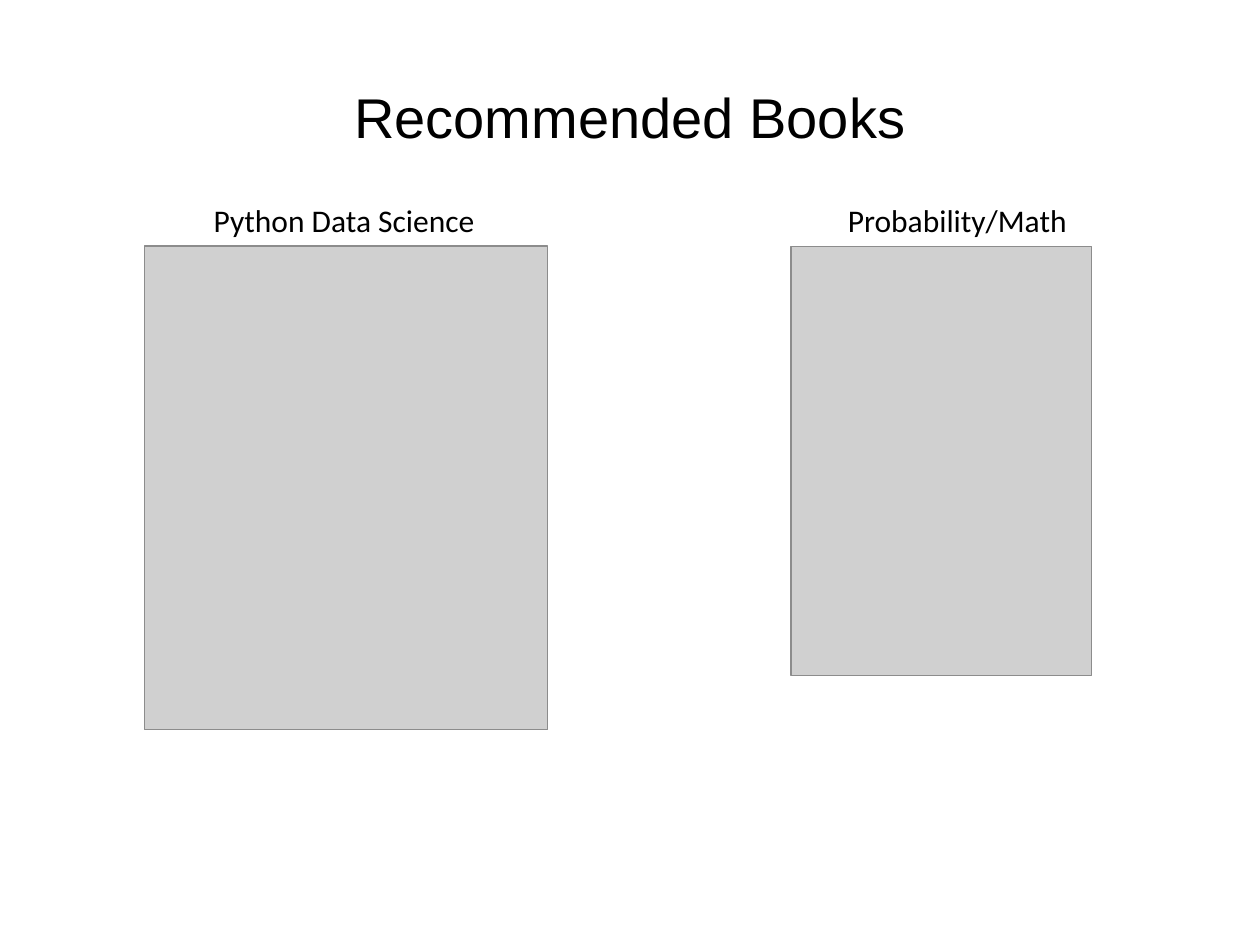
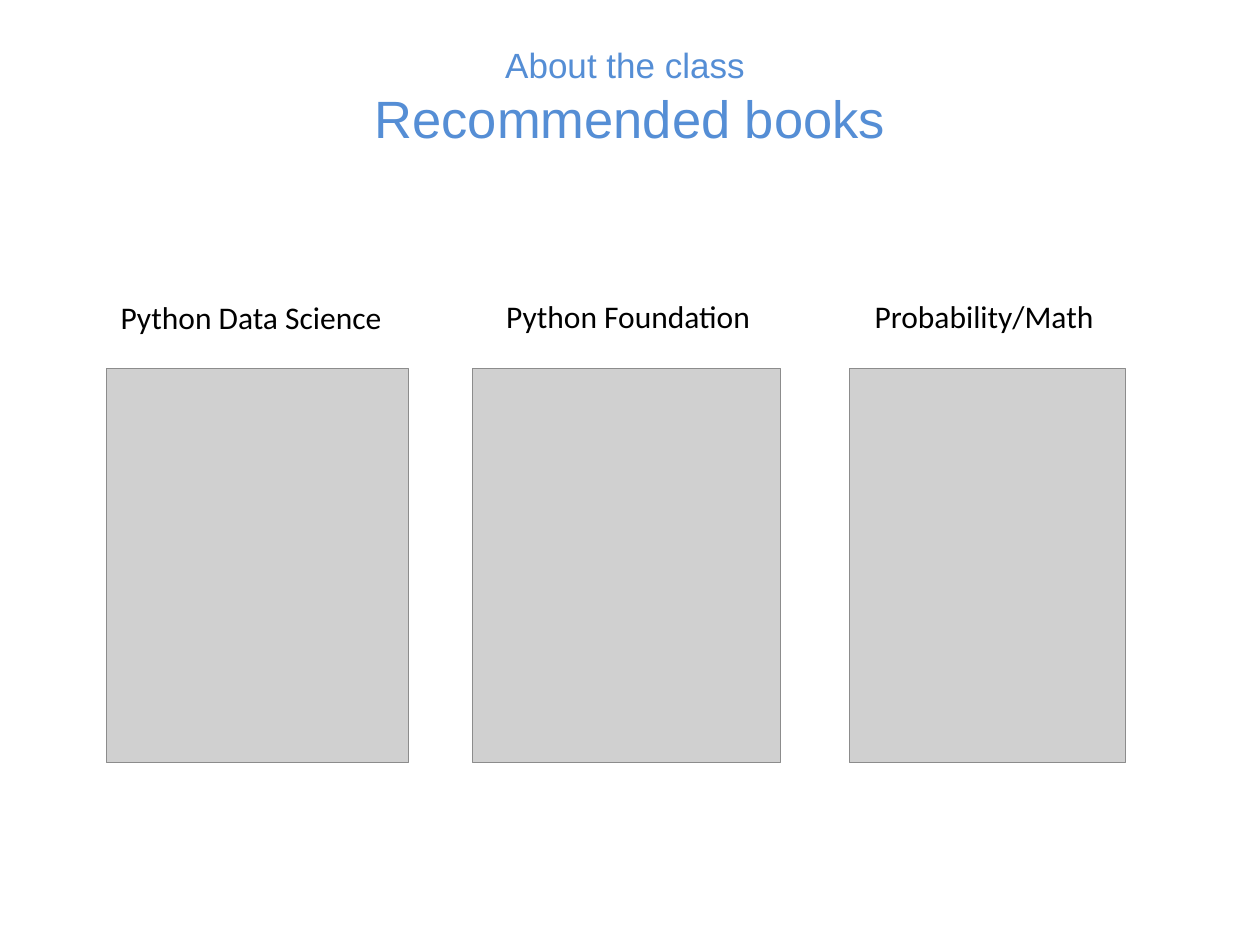
Before and after one commit to marilsoncampos/ucsc_ai_ml_py, a slide deck: slide 5 of slides/01_intro.pptx. Drawn at 1260x945 pixels with LibreOffice and Linux fonts; fonts in the diff are those of the drawing; grey boxes stand for pictures. Boxes give left, top, right and bottom in pixels: in the first picture for what was removed or moved away, otherwise in the second. Text is boxed around its words. In the diff, an @@ line names an element or a change of style, - is before the commit and + after.

```diff
--- a/slides/01_intro.pptx
+++ b/slides/01_intro.pptx
@@ text at <box>375,52,885,139</box>: text changed; size 32 to 30 pt; text colour #000000 to #558ED5 @@
-Recommended Books
+About the class
+Recommended books
@@ picture removed at <box>144,246,547,730</box> @@
@@ text "Python Data Science": place and size @@
-text "Python Data Science" at <box>214,210,474,237</box>
+text "Python Data Science" at <box>121,307,381,334</box>
@@ text "Probability/Math": place and size @@
-text "Probability/Math" at <box>848,210,1067,237</box>
+text "Probability/Math" at <box>875,306,1094,333</box>
@@ text added at <box>506,306,750,333</box>, 18 pt, text #000000 @@
+Python Foundation
@@ picture added at <box>106,369,408,764</box> @@
@@ picture added at <box>472,369,780,764</box> @@
@@ picture: place and size @@
-picture at <box>791,246,1092,675</box>
+picture at <box>849,369,1125,764</box>
```
Also in this commit, not shown: 7 other slides changed, 12 other files.
